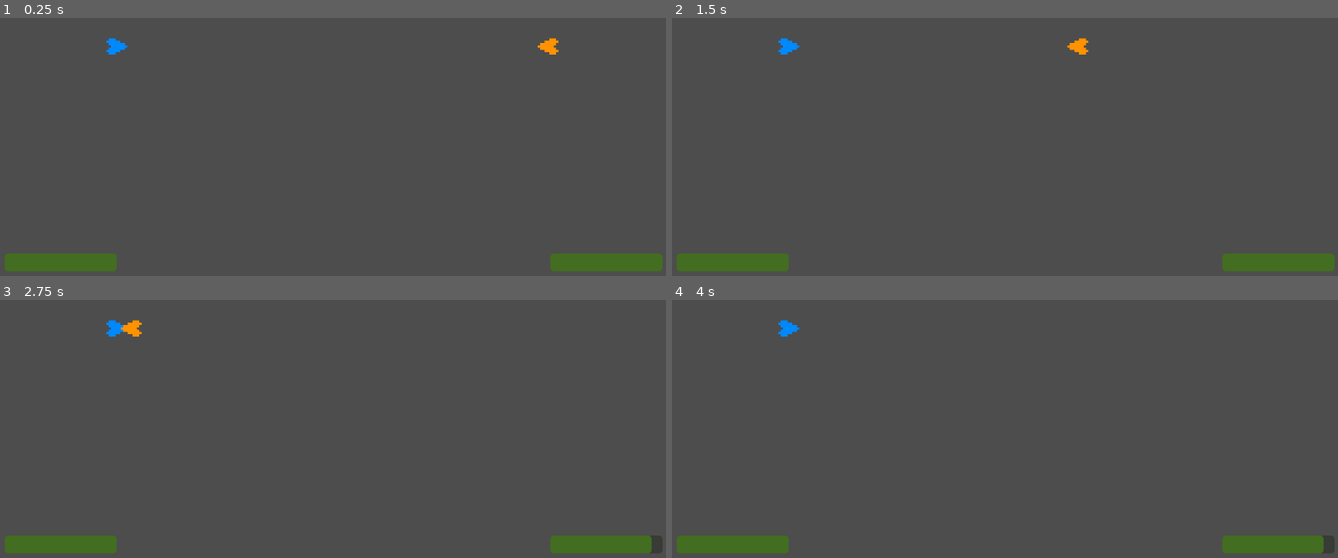
Above: before the commit, frames 1-4 (two rows, left to right).
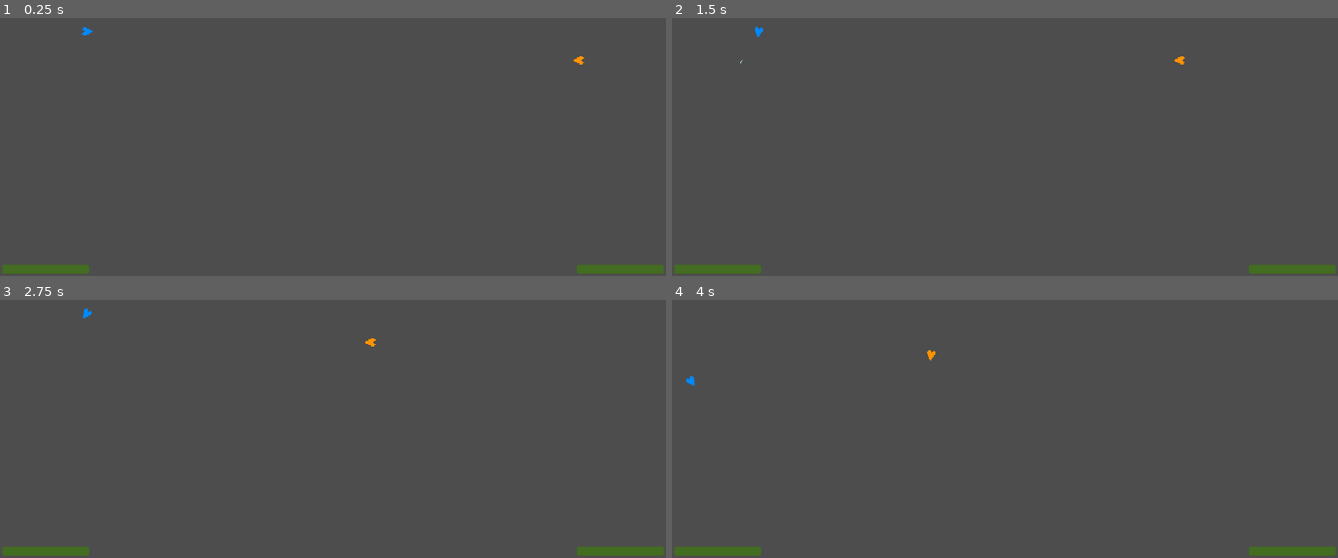
Above: after the commit, the same moments.

Repository: RickyWebster/1v1-starship-duel
Game: Godot game, scene res://Scenes/World.tscn
Two runs of this game, one before a commit and one after it. Both use one fixed random seed, a clock stepped at 60 frames per second and the inputs below.
Inputs:
- Up to frame 1 (0.25 s): no input
- Up to frame 2 (1.5 s): tap Enter at 0.5 s; hold D (p1_right, bound only after the commit) 0.53-1.28 s; hold O (p2_accelorate) 0.53-1.28 s; hold A (p1_left, bound only after the commit) from 1.28 s (still down); tap Shift (p1_shoot, bound only after the commit) at 1.35 s
- Up to frame 3 (2.75 s): tap O (p2_accelorate) at 1.55 s; release A (p1_left, bound only after the commit) at 2.03 s; hold D (p1_right, bound only after the commit) from 2.03 s (still down); hold O (p2_accelorate) from 2.03 s (still down); tap Q (p1_shoot, bound only before the commit) at 2.1 s
- Up to frame 4 (4 s): release D (p1_right, bound only after the commit) at 2.78 s; release O (p2_accelorate) at 2.78 s; hold W (p1_accelorate, bound only after the commit) 2.78-3.53 s; tap O (p2_accelorate) at 2.85, 3.8 s; hold A (p1_left, bound only after the commit) from 3.53 s (still down); hold K (p2_left) from 3.53 s (still down)

The runs differ from the first frame. In frame 1, 2.2% of the frame differs, in the area x 0-100%, y 3-100%; in frame 2, 2.2%; in frame 3, 2.2%; in frame 4, 2.1%.

Commit message:
Collisions
The ships now collide, there is a boundary on the world and the display window has been set to a defferent size.

Diff:
--- a/1v1-starship-duel-game/Scenes/World.tscn
+++ b/1v1-starship-duel-game/Scenes/World.tscn
@@ -1,21 +1,40 @@
-[gd_scene load_steps=5 format=3 uid="uid://ctbe5eml0n14e"]
+[gd_scene load_steps=6 format=3 uid="uid://ctbe5eml0n14e"]
 
 [ext_resource type="Script" path="res://Scripts/World.gd" id="1_1fl25"]
 [ext_resource type="PackedScene" uid="uid://ckhv54xnded0i" path="res://Scenes/ship_1.tscn" id="1_a3d66"]
 [ext_resource type="PackedScene" uid="uid://y5yiufuevy2f" path="res://Scenes/ship_2.tscn" id="2_nlmyk"]
 [ext_resource type="PackedScene" uid="uid://pq17l0tiwia6" path="res://Scenes/gui_elements.tscn" id="4_dxsa2"]
+[ext_resource type="PackedScene" uid="uid://dt1yqf5jpif46" path="res://Scenes/wall.tscn" id="5_s34tu"]
 
 [node name="World" type="Node2D"]
 script = ExtResource("1_1fl25")
 
 [node name="Ship1" parent="." instance=ExtResource("1_a3d66")]
-position = Vector2(200, 250)
+position = Vector2(300, 448)
 rotation = 3.14159
 
 [node name="Ship2" parent="." instance=ExtResource("2_nlmyk")]
-position = Vector2(950, 250)
+position = Vector2(2004, 548)
 rotation = 0.0
 
 [node name="Lasers" type="Node2D" parent="."]
 
 [node name="GUI_Elements" parent="." instance=ExtResource("4_dxsa2")]
+
+[node name="Walls" type="Node2D" parent="."]
+
+[node name="Wall" parent="Walls" instance=ExtResource("5_s34tu")]
+position = Vector2(0, -15)
+scale = Vector2(74.5, 5)
+
+[node name="Wall2" parent="Walls" instance=ExtResource("5_s34tu")]
+position = Vector2(0, 1296)
+scale = Vector2(74.5, 5)
+
+[node name="Wall3" parent="Walls" instance=ExtResource("5_s34tu")]
+position = Vector2(2304, 0)
+scale = Vector2(1, 435)
+
+[node name="Wall4" parent="Walls" instance=ExtResource("5_s34tu")]
+position = Vector2(-31, 0)
+scale = Vector2(1, 435)
--- a/1v1-starship-duel-game/Scenes/gui_elements.tscn
+++ b/1v1-starship-duel-game/Scenes/gui_elements.tscn
@@ -8,15 +8,15 @@
 [node name="Healthbar1" type="ProgressBar" parent="."]
 modulate = Color(0.32549, 0.721569, 0, 1)
 offset_left = 8.0
-offset_top = 609.0
-offset_right = 202.0
-offset_bottom = 640.0
+offset_top = 1257.0
+offset_right = 308.0
+offset_bottom = 1288.0
 show_percentage = false
 
 [node name="Healthbar2" type="ProgressBar" parent="."]
 modulate = Color(0.32549, 0.721569, 0, 1)
-offset_left = 952.0
-offset_top = 609.0
-offset_right = 1146.0
-offset_bottom = 640.0
+offset_left = 1996.0
+offset_top = 1257.0
+offset_right = 2296.0
+offset_bottom = 1288.0
 show_percentage = false
--- /dev/null
+++ b/1v1-starship-duel-game/Scenes/wall.tscn
@@ -0,0 +1,10 @@
+[gd_scene load_steps=2 format=3 uid="uid://dt1yqf5jpif46"]
+
+[sub_resource type="RectangleShape2D" id="RectangleShape2D_dri6y"]
+size = Vector2(31, 3)
+
+[node name="Wall" type="StaticBody2D"]
+
+[node name="CollisionShape2D" type="CollisionShape2D" parent="."]
+position = Vector2(15.5, 1.5)
+shape = SubResource("RectangleShape2D_dri6y")
--- a/1v1-starship-duel-game/Scripts/World.gd
+++ b/1v1-starship-duel-game/Scripts/World.gd
@@ -5,6 +5,7 @@
 @onready var player2 = $Ship2
 
 func _ready():
+#	DisplayServer.window_set_mode(DisplayServer.WINDOW_MODE_FULLSCREEN)
 	player1.connect("laser_shot1", _on_player_laser_shot)
 	player2.connect("laser_shot", _on_player_laser_shot)
 
--- a/1v1-starship-duel-game/Scripts/laser.gd
+++ b/1v1-starship-duel-game/Scripts/laser.gd
@@ -7,6 +7,9 @@
 
 func _physics_process(delta):
 	global_position += movement_vector.rotated(rotation) * speed * delta
+
+	if passer.death == true:
+		queue_free()
 
 
 func _on_visible_on_screen_notifier_2d_screen_exited():
--- a/1v1-starship-duel-game/Scripts/ship_1.gd
+++ b/1v1-starship-duel-game/Scripts/ship_1.gd
@@ -27,18 +27,18 @@
 		direction = 1
 	rotation += angular_speed * direction * delta
 
-	var local_velocity = Vector2.ZERO
+	velocity = Vector2.ZERO
 	if Input.is_action_pressed("p1_accelorate"):
 		if speed < max_speed:
 			speed += 10
-		local_velocity = Vector2.LEFT.rotated(rotation) * speed
+		velocity = Vector2.LEFT.rotated(rotation) * speed
 		dirft_rotation = rotation
 	else:
 		if speed > 0:
 			speed -= 3.0
-		local_velocity = Vector2.LEFT.rotated(dirft_rotation)* speed
-	position += local_velocity * delta
+		velocity = Vector2.LEFT.rotated(dirft_rotation) * speed
 
+	move_and_slide()
 
 func shoot_laser():
 	var las = laser_scene.instantiate()
@@ -48,6 +48,6 @@
 
 func death():
 	passer.p1_health = 100
-	self.global_position = Vector2(200,250)
+	self.global_position = Vector2(300,448)
 	rotation = PI
 	speed = 0
--- a/1v1-starship-duel-game/Scripts/ship_2.gd
+++ b/1v1-starship-duel-game/Scripts/ship_2.gd
@@ -27,19 +27,19 @@
 
 	rotation += angular_speed * direction * delta
 
-	var local_velocity = Vector2.ZERO
+	velocity = Vector2.ZERO
 	if Input.is_action_pressed("p2_accelorate"):
 		if speed < max_speed:
 			speed += 10
-		local_velocity = Vector2.LEFT.rotated(rotation) * speed
+		velocity = Vector2.LEFT.rotated(rotation) * speed
 		dirft_rotation = rotation
 
 	else:
 		if speed > 0:
 			speed -= 3.0
-		local_velocity = Vector2.LEFT.rotated(dirft_rotation)* speed
+		velocity = Vector2.LEFT.rotated(dirft_rotation)* speed
 
-	position += local_velocity * delta
+	move_and_slide()
 
 
 func shoot_laser():
@@ -51,6 +51,6 @@
 
 func death():
 	passer.p2_health = 100
-	self.global_position = Vector2(950,250)
+	self.global_position = Vector2(2004,548)
 	rotation = 0
 	speed = 0
--- a/1v1-starship-duel-game/project.godot
+++ b/1v1-starship-duel-game/project.godot
@@ -19,31 +19,37 @@
 
 passer="*res://Scripts/Passer.gd"
 
+[display]
+
+window/size/viewport_width=2304
+window/size/viewport_height=1296
+window/size/resizable=false
+
 [input]
 
 p1_left={
 "deadzone": 0.5,
-"events": [Object(InputEventKey,"resource_local_to_scene":false,"resource_name":"","device":-1,"window_id":0,"alt_pressed":false,"shift_pressed":false,"ctrl_pressed":false,"meta_pressed":false,"pressed":false,"keycode":0,"physical_keycode":83,"key_label":0,"unicode":115,"echo":false,"script":null)
+"events": [Object(InputEventKey,"resource_local_to_scene":false,"resource_name":"","device":-1,"window_id":0,"alt_pressed":false,"shift_pressed":false,"ctrl_pressed":false,"meta_pressed":false,"pressed":false,"keycode":0,"physical_keycode":65,"key_label":0,"unicode":97,"echo":false,"script":null)
 ]
 }
 p1_right={
 "deadzone": 0.5,
-"events": [Object(InputEventKey,"resource_local_to_scene":false,"resource_name":"","device":-1,"window_id":0,"alt_pressed":false,"shift_pressed":false,"ctrl_pressed":false,"meta_pressed":false,"pressed":false,"keycode":0,"physical_keycode":70,"key_label":0,"unicode":102,"echo":false,"script":null)
+"events": [Object(InputEventKey,"resource_local_to_scene":false,"resource_name":"","device":-1,"window_id":0,"alt_pressed":false,"shift_pressed":false,"ctrl_pressed":false,"meta_pressed":false,"pressed":false,"keycode":0,"physical_keycode":68,"key_label":0,"unicode":100,"echo":false,"script":null)
 ]
 }
 p1_accelorate={
 "deadzone": 0.5,
-"events": [Object(InputEventKey,"resource_local_to_scene":false,"resource_name":"","device":-1,"window_id":0,"alt_pressed":false,"shift_pressed":false,"ctrl_pressed":false,"meta_pressed":false,"pressed":false,"keycode":0,"physical_keycode":69,"key_label":0,"unicode":101,"echo":false,"script":null)
+"events": [Object(InputEventKey,"resource_local_to_scene":false,"resource_name":"","device":-1,"window_id":0,"alt_pressed":false,"shift_pressed":false,"ctrl_pressed":false,"meta_pressed":false,"pressed":false,"keycode":0,"physical_keycode":87,"key_label":0,"unicode":119,"echo":false,"script":null)
 ]
 }
 p1_shoot={
 "deadzone": 0.5,
-"events": [Object(InputEventKey,"resource_local_to_scene":fa …(140 unchanged characters)… d":false,"keycode":0,"physical_keycode":81,"key_label":0,"unicode":113,"echo":false,"script":null)
+"events": [Object(InputEventKey,"resource_local_to_scene":fa …(140 unchanged characters)… d":false,"keycode":0,"physical_keycode":4194325,"key_label":0,"unicode":0,"echo":false,"script":null)
 ]
 }
 p2_shoot={
 "deadzone": 0.5,
-"events": [Object(InputEventKey,"resource_local_to_scene":false,"resource_name":"","device":-1,"window_id":0,"alt_pressed":false,"shift_pressed":false,"ctrl_pressed":false,"meta_pressed":false,"pressed":false,"keycode":0,"physical_keycode":93,"key_label":0,"unicode":93,"echo":false,"script":null)
+"events": [Object(InputEventKey,"resource_local_to_scene":false,"resource_name":"","device":-1,"window_id":0,"alt_pressed":false,"shift_pressed":false,"ctrl_pressed":false,"meta_pressed":false,"pressed":false,"keycode":0,"physical_keycode":47,"key_label":0,"unicode":47,"echo":false,"script":null)
 ]
 }
 p2_right={
